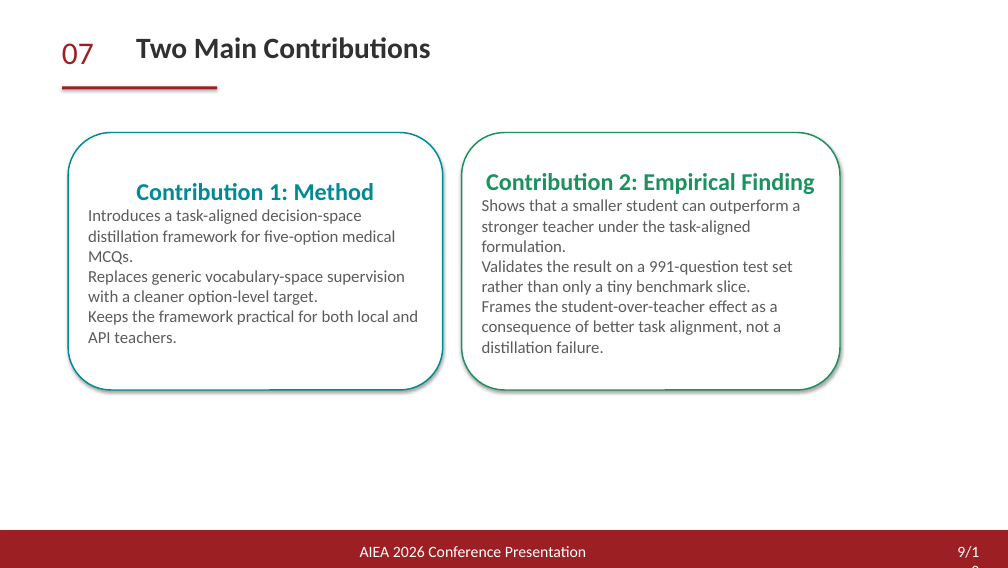
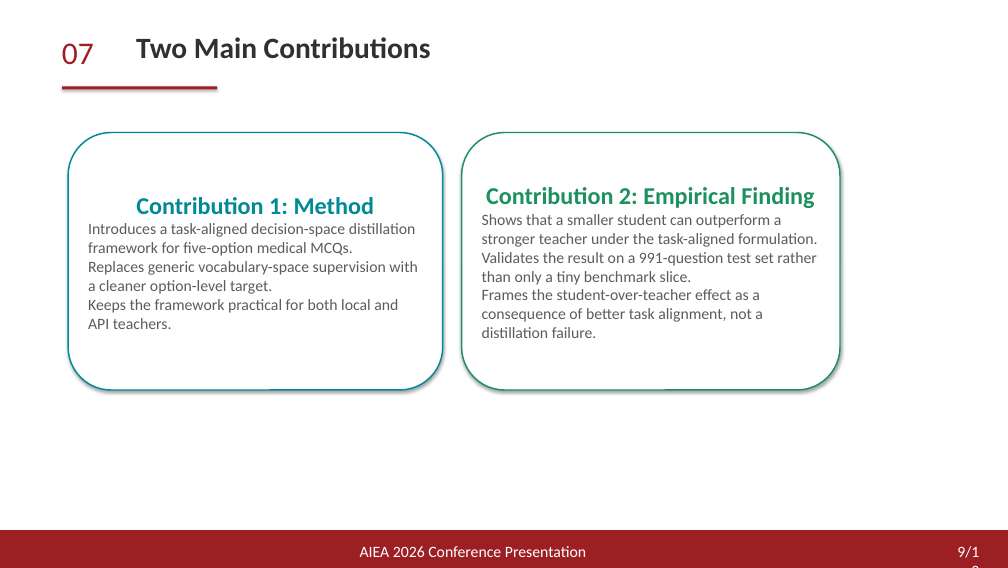
Before and after one commit to arthaschan/mentalDistill, a slide deck: slide 9 of aiea/aiea_conference_presentation.pptx. Drawn at 1008x568 pixels with LibreOffice and Linux fonts; fonts in the diff are those of the drawing. Boxes give left, top, right and bottom in pixels: in the first picture for what was removed or moved away, otherwise in the second. Text is boxed around its words. In the diff, an @@ line names an element or a change of style, - is before the commit and + after.

```diff
--- a/aiea/aiea_conference_presentation.pptx
+++ b/aiea/aiea_conference_presentation.pptx
@@ text in rounded rectangle at [88,223,417,329]: size 16 to 15 pt @@
@@ text in rounded rectangle at [482,214,818,338]: size 16 to 15 pt in "Shows that a smaller student can outperform ...", "Validates the result on a 991-question test ...", "Frames the student-over-teacher effect as a consequence ..." @@
```
Also in this commit, not shown: 3 other slides changed, 12 other files.
